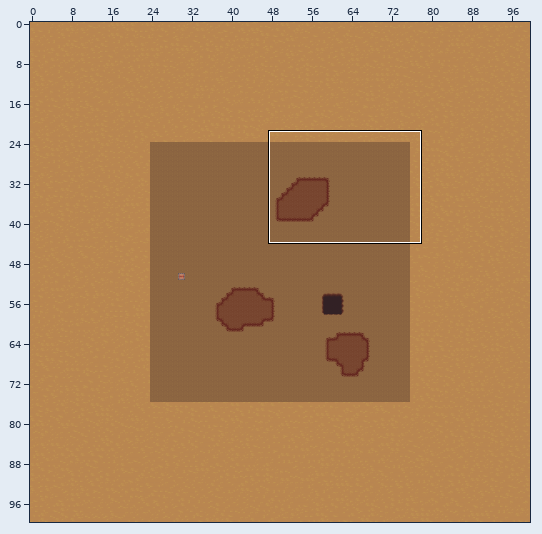
Two versions of a level (Tiled map, Assets/sprites/myMaps/map2.tmx). Above: a wide view before the commit, with the close-up outlined.
Close-up. First the earlier version:
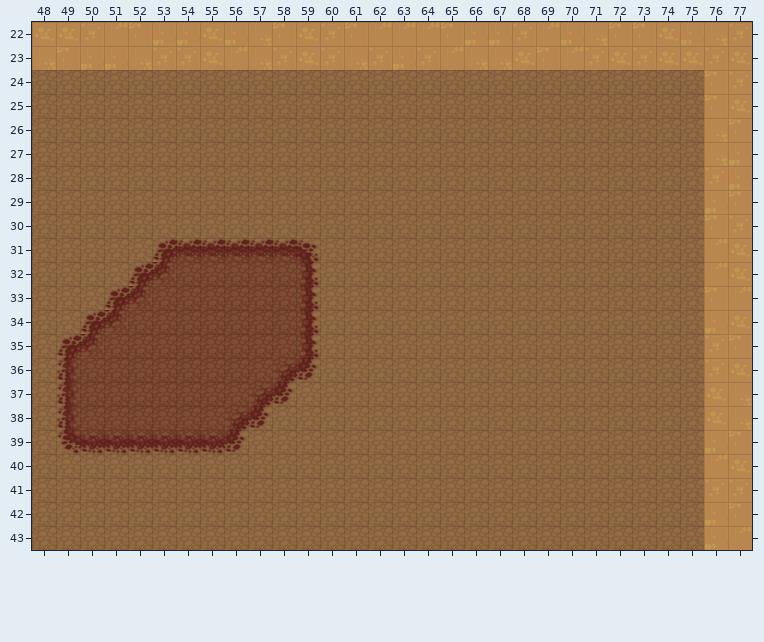
Cells are 64x64 px. Shown: x 48..77, y 22..43. The commit also changed other parts of the map, which this record leaves out.
New version:
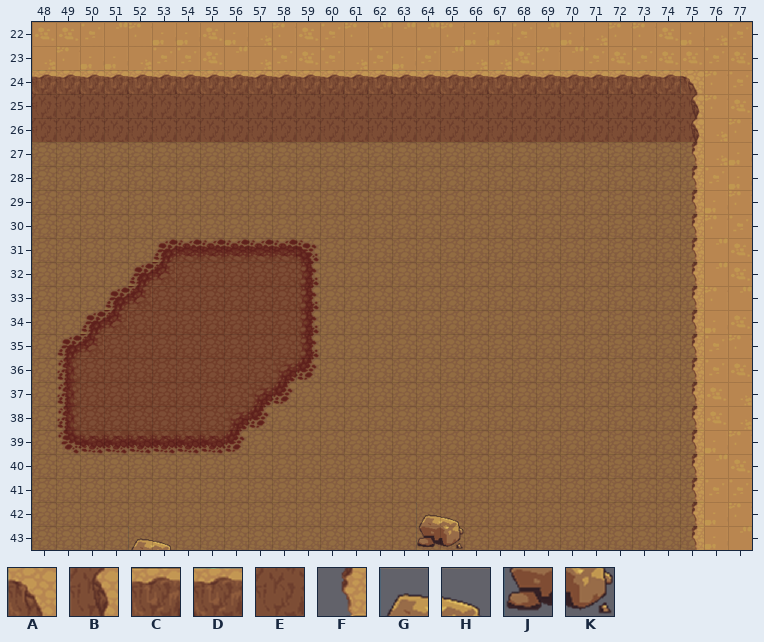
Key: from "terrain": A 62, B 94, C 217, D 220, E 282, F 319 turned 180, G 632, H 633, J 664, K 665.
_ is an empty cell, . an unchanged one.
Objects are placed by their top-left corner, in cells (3,4 is the top-left corner of cell 3,4); size is 1x1 cell unless given.
Tiles of an added or newly shown layer are drawn over the layers below it.
The edit:
--- layer "Bounds" (now shown)
@@ x 48..75 @@
-24 ____________________________
-25 ____________________________
-26 ____________________________
-27 ..........................._
-28 ..........................._
-29 ..........................._
-30 ..........................._
-31 ..........................._
-32 ..........................._
-33 ..........................._
-34 ..........................._
-35 ..........................._
-36 ..........................._
-37 ..........................._
-38 ..........................._
-39 ..........................._
-40 ..........................._
-41 ..........................._
-42 ..........................._
-43 ..........................._
+24 DCDCDCDDDCCCCCCDDDCDCCDCCDDA
+25 EEEEEEEEEEEEEEEEEEEEEEEEEEEB
+26 EEEEEEEEEEEEEEEEEEEEEEEEEEEB
+27 ...........................F
+28 ...........................F
+29 ...........................F
+30 ...........................F
+31 ...........................F
+32 ...........................F
+33 ...........................F
+34 ...........................F
+35 ...........................F
+36 ...........................F
+37 ...........................F
+38 ...........................F
+39 ...........................F
+40 ...........................F
+41 ...........................F
+42 ...........................F
+43 ...........................F
--- layer "Objects" (now shown)
+G at 64,42
+H at 65,42
+G at 52,43
+H at 53,43
+K at 65,43
+J at 64,43
Changed places in both close-ups, as pixel boxes (x1, y1, x2, y2):
added: (32, 70, 704, 550)
